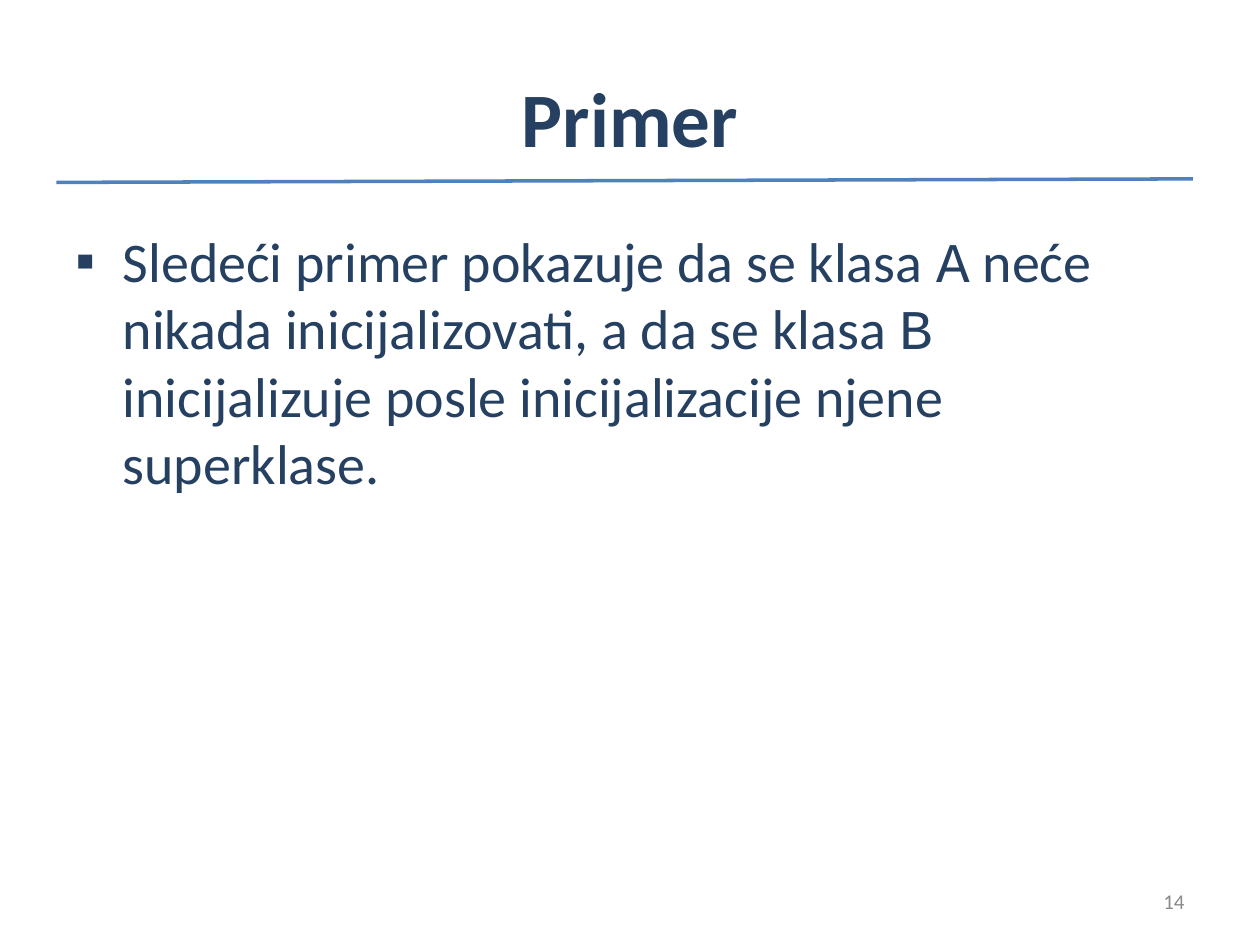
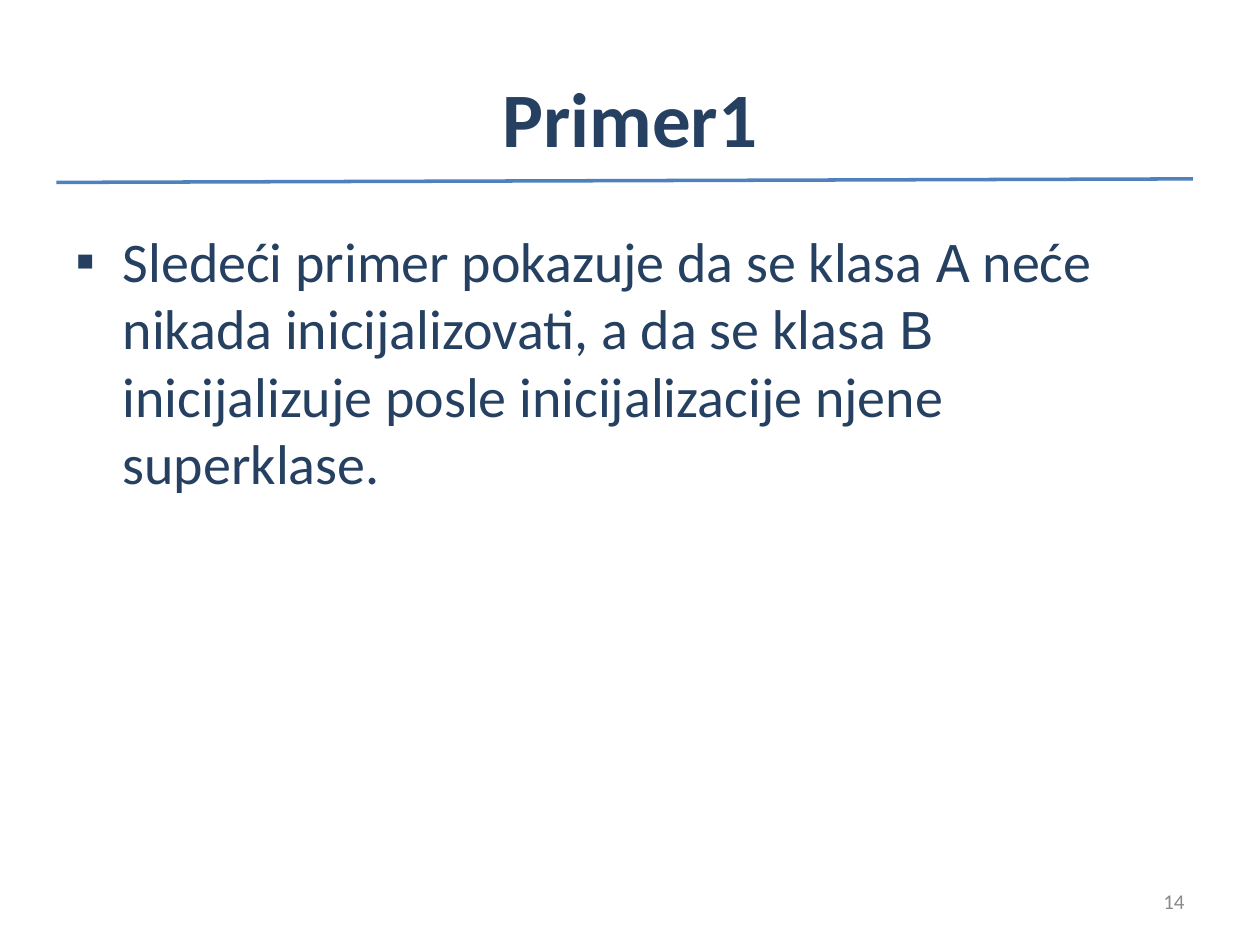
Before and after one commit to nndjov/oop2, a slide deck: slide 14 of 1_Izvrsavanja/1_IzvrsavanjePrograma.ppt. Drawn at 1260x945 pixels with LibreOffice and Linux fonts; fonts in the diff are those of the drawing. Boxes give left, top, right and bottom in pixels: in the first picture for what was removed or moved away, otherwise in the second. Text is boxed around its words. In the diff, an @@ line names an element or a change of style, - is before the commit and + after.

```diff
--- a/1_Izvrsavanja/1_IzvrsavanjePrograma.ppt
+++ b/1_Izvrsavanja/1_IzvrsavanjePrograma.ppt
@@ title at (x1=502, y1=93, x2=757, y2=148): text changed @@
-Primer
+Primer1
```
Also in this commit, not shown: 8 other slides changed, 6 slides added, 1 slide removed.
